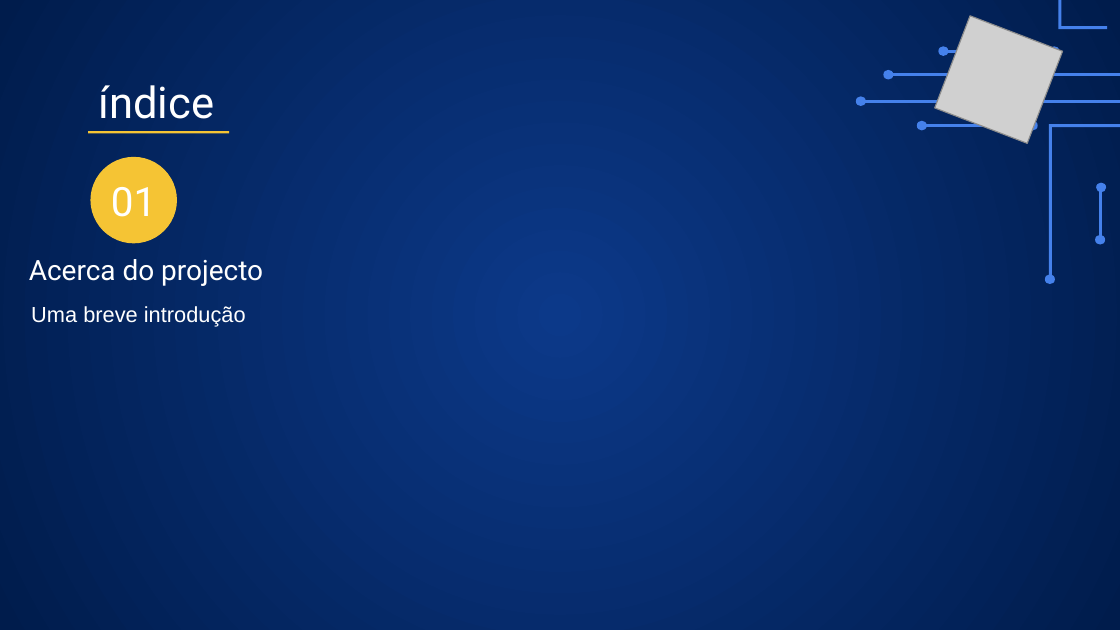
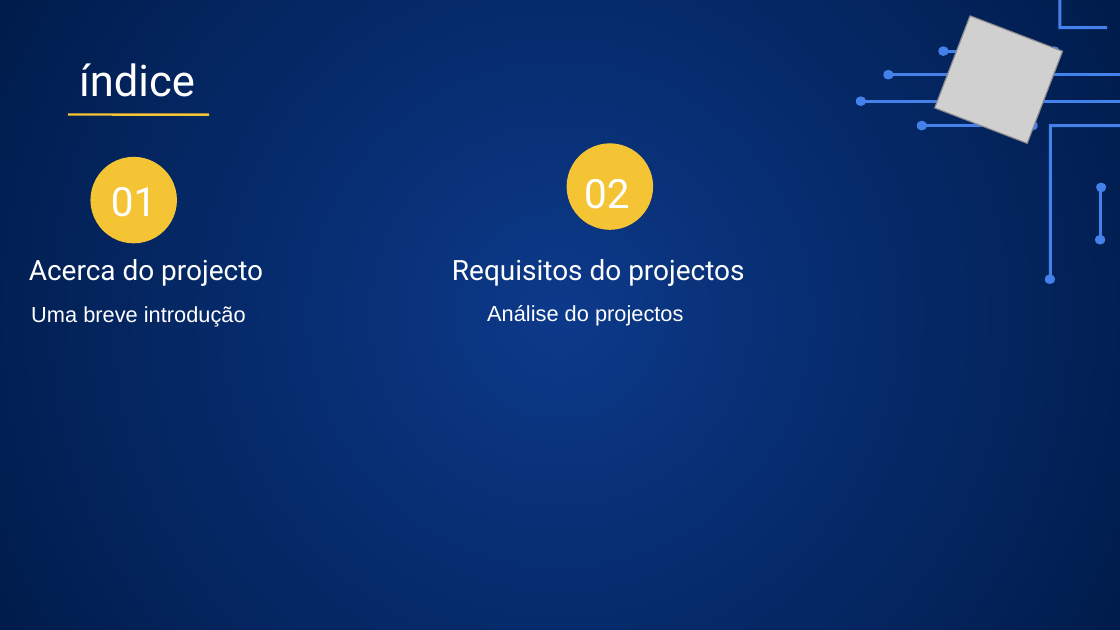
Before and after one commit to gelson2021/Projecto_tis, a slide deck: slide 2 of AgendaTis Apresentação.odp. Drawn at 1120x630 pixels with LibreOffice and Linux fonts; fonts in the diff are those of the drawing; grey boxes stand for pictures; background and template pictures are left out. Boxes give left, top, right and bottom in pixels: in the first picture for what was removed or moved away, otherwise in the second. Text is boxed around its words. In the diff, an @@ line names an element or a change of style, - is before the commit and + after.

```diff
--- a/AgendaTis Apresentação.odp
+++ b/AgendaTis Apresentação.odp
@@ title "índice": place and size @@
-title "índice" at (99, 85, 215, 119)
+title "índice" at (79, 63, 195, 97)
@@ line moved from (88, 132) - (230, 132) to (68, 114) - (209, 114) @@
@@ ellipse added at (567, 144, 652, 230), fill #F5C434, outline #F5C434 0.74 pt @@
@@ text added at (584, 179, 629, 209), 26 pt, text #FFFFFF @@
+02
@@ text added at (452, 259, 744, 286), 18 pt, text #FFFFFF @@
+Requisitos do projectos
@@ text added at (487, 305, 683, 325), 14 pt, text #FFFFFF @@
+Análise do projectos
```
Also in this commit, not shown: 8 other slides changed, 3 slides added, 12 other files.
